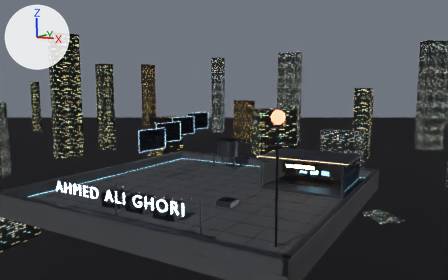
What one commit did to the Blender file blender/world.blend.
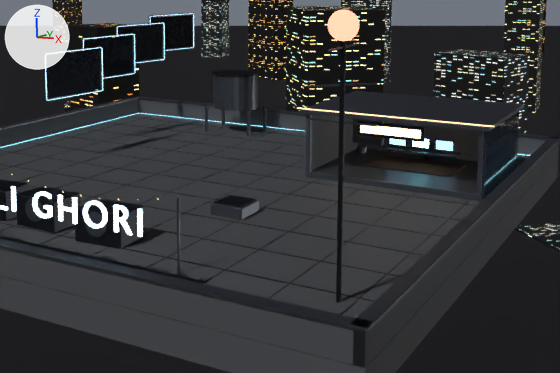
There are two pictures of each version: one from the file's camera 'PreviewCam', one close up on the part from 26% to 85% of the width and 38% to 100% of the height. The lights are fixed; the arrows at upper left show +X, +Y and +Z. The first two pictures are the older version.

Script lines for the objects in view, before the commit:
```python
ob_monitorglow_0 = bpy.data.objects.new('MonitorGlow_0', me_plane)
ob_monitorglow_0.location = (7.7, 8.31, 1.42)
ob_monitorglow_0.rotation_euler = (1.571, 0.0, 0.0)  # degrees (90, 0, 0)
ob_monitorglow_0.scale = (0.92, 0.5, 1.0)
ob_monitorglow_2 = bpy.data.objects.new('MonitorGlow_2', me_plane_002)
ob_monitorglow_2.location = (10.3, 8.31, 1.42)
ob_monitorglow_2.rotation_euler = (1.571, 0.0, 0.0)  # degrees (90, 0, 0)
ob_monitorglow_2.scale = (0.92, 0.5, 1.0)
ob_parapetcap_s = bpy.data.objects.new('ParapetCap_S', me_parapetcap_s)
ob_parapetcap_s.location = (0.0, -14.8, 1.14)
ob_signglow = bpy.data.objects.new('SignGlow', me_plane_003)
ob_signglow.location = (9.0, 3.39, 2.9)
ob_signglow.rotation_euler = (1.571, 0.0, 0.0)  # degrees (90, 0, 0)
ob_signglow.scale = (3.1, 0.42, 1.0)
ob_studiorooflip = bpy.data.objects.new('StudioRoofLip', me_studiorooflip)
ob_studiorooflip.location = (9.0, 3.3, 3.64)
# also in view: 'WaterTank' at (-5.0, 12.5, 2.7); 'City_FacadeWarm' at (178.0, -103.2, -13.1); 'Mast' at (12.5, -11.0, 4.5); 'City_FacadeSteel' at (-54.8, 240.4, 2.1); 'AC_1' at (-1.5, -9.5, 0.7)
```
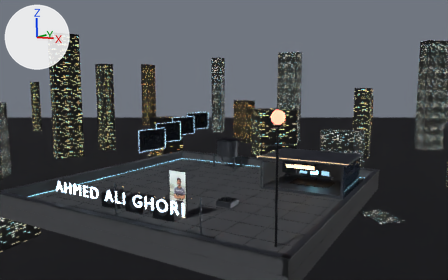
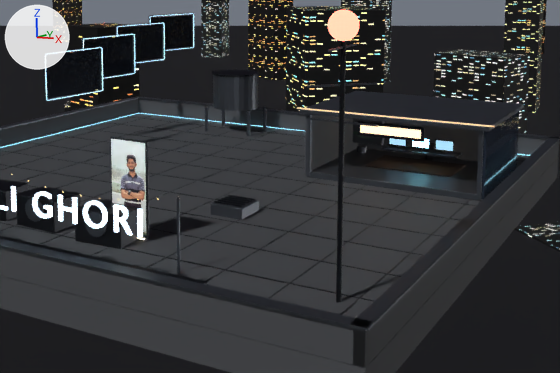
Commit message: Add portrait photo: avatar crop + lit standee in the 3D world

Changed parts and their boxes (x1, y1, x2, y2) in the close-ups (560 x 373 px):
'PortraitPhoto', added: after (111, 139, 146, 235)
'SignGlow', surface changed: (360, 125, 421, 139) in both
'PortraitFrame', added: after (110, 137, 149, 236)
'StudioRoofLip', surface changed: (297, 107, 494, 127) in both
'MonitorGlow_2', surface changed: (436, 140, 453, 151) in both
'MonitorGlow_0', surface changed: (389, 138, 406, 146) in both
'PortraitLightStrip', added: after (137, 237, 145, 240)

Edits to the bpy script that builds the scene:
```text
Add img_portrait_jpg:
    img_portrait_jpg = load_image('portrait.jpg', '../public/portrait.jpg', 455, 1000, 'sRGB')
Change mat_warmsoft:
    mat_warmsoft.emission_strength: 1.5 -> 1.0
Change mat_warmlight:
    mat_warmlight.emission_strength: 3.0 -> 2.0
Change mat_screenglow:
    mat_screenglow.emission_strength: 1.6 -> 1.0
Add mat_portraitphoto:
    mat_portraitphoto = bpy.data.materials.new('PortraitPhoto')
    # uses the picture img_portrait_jpg
Add mat_portraitwash:
    mat_portraitwash = principled_material('PortraitWash')
    mat_portraitwash.base_color = (0.0, 0.0, 0.0)  # black #000000
    mat_portraitwash.roughness = 1.0
    mat_portraitwash.emission_color = (1.0, 0.78, 0.52)  # beige #ffe5bf
    mat_portraitwash.emission_strength = 3.0
Add mat_portraitframemetal:
    mat_portraitframemetal = principled_material('PortraitFrameMetal')
    mat_portraitframemetal.base_color = (0.045, 0.048, 0.055)  # dark grey #3c3e42
    mat_portraitframemetal.metallic = 0.8
    mat_portraitframemetal.roughness = 0.4
Add me_plane_004:
    me_plane_004.from_pydata(...)  # 4 vertices, 1 face; spans x -0.5..0.5, y -0.5..0.5, z 0.0
    me_plane_004.materials.append(mat_portraitphoto)
Add me_portraitlightstrip:
    me_portraitlightstrip.from_pydata(...)  # a box spanning x -0.8..0.8, y -0.04..0.04, z -0.02..0.02
    me_portraitlightstrip.materials.append(mat_portraitwash)  # black #000000, glowing beige #ffe5bf
Add me_portraitframe:
    me_portraitframe.from_pydata(...)  # a box spanning x -0.92..0.92, y -0.03..0.03, z -1.94..1.94
    me_portraitframe.materials.append(mat_portraitframemetal)  # dark grey #3c3e42
Add ob_portraitphoto:
    ob_portraitphoto = bpy.data.objects.new('PortraitPhoto', me_plane_004)
    ob_portraitphoto.location = (2.6, -9.26, 2.15)
    ob_portraitphoto.rotation_euler = (1.571, 0.0, 0.0)  # degrees (90, 0, 0)
    ob_portraitphoto.scale = (1.7, 3.74, 1.0)
Add ob_portraitlightstrip:
    ob_portraitlightstrip = bpy.data.objects.new('PortraitLightStrip', me_portraitlightstrip)
    ob_portraitlightstrip.location = (2.6, -9.34, 0.12)
Add ob_portraitframe:
    ob_portraitframe = bpy.data.objects.new('PortraitFrame', me_portraitframe)
    ob_portraitframe.location = (2.6, -9.2, 2.15)
    _m = ob_portraitframe.modifiers.new('Bevel', 'BEVEL')
    _m.width = 0.015
    _m.width_pct = 0.015
    _m.segments = 2
```
